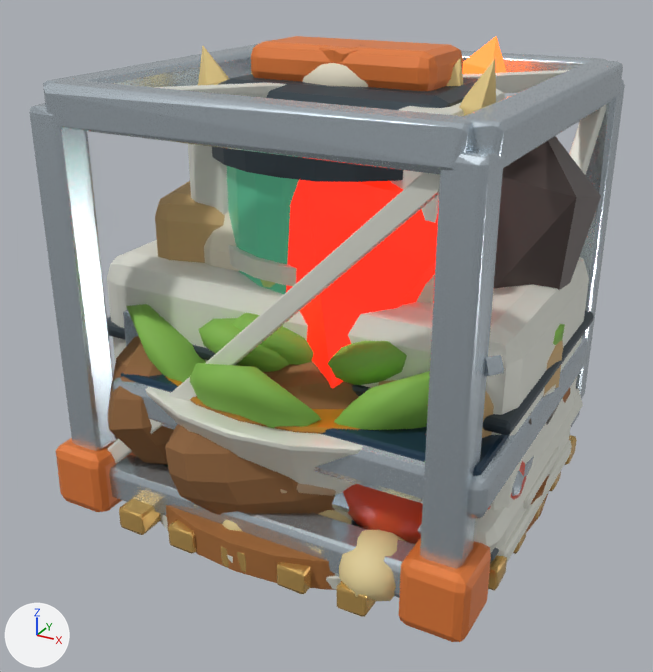
An edit to the glTF model lunar-art-test/game/assets/inventory/items.glb, drawn before and after from the same camera.
Camera for both pictures: a camera (50 mm lens) standing at (0.904, -1.743, 1.201) and looking at (-0.014, -0.074, 0.366). Arrows for +X, +Y and +Z are at lower left; the lights stay in place. The first picture is the older version. Where no turn or scale is listed for an object, it has been applied to the vertices.

The older version as bpy lines, for what is in view:
```python
me_cube_171 = bpy.data.meshes.new('Cube.171')
me_cube_171.from_pydata(...)  # 119 vertices, 226 faces; spans x -0.484..0.484, y -0.419..0.419, z 0.079..0.343
me_cube_171.materials.append(mat_icon_study___blue_silicon_package)  # dark blue #29445b
me_cube_197 = bpy.data.meshes.new('Cube.197')
me_cube_197.from_pydata(...)  # 56 vertices, 108 faces; spans x -0.279..0.279, y -0.141..0.199, z 0.058..0.928
me_cube_197.materials.append(mat_icon_study___graphite_structure)  # greyish blue #3c4850
me_sphere_090 = bpy.data.meshes.new('Sphere.090')
me_sphere_090.from_pydata(...)  # 218 vertices, 145 faces; spans x -0.459..0.436, y -0.45..0.5, z 0.0..0.475
me_sphere_090.materials.append(mat_icon_study___potato_skin_variation)  # brown #956a41
ob_item_core_part01 = bpy.data.objects.new('Item_core_part01', me_cube_197)
ob_item_core_part01.location = (0.0, 0.0, 0.0)
ob_item_crop_part02 = bpy.data.objects.new('Item_crop_part02', me_sphere_090)
ob_item_crop_part02.location = (0.0, 0.0, 0.0)
ob_item_silicon_part02 = bpy.data.objects.new('Item_silicon_part02', me_cube_171)
ob_item_silicon_part02.location = (0.0, 0.0, 0.0)
# also in view: 'Item_heart_part00' at (0.0, -0.005, 0.492); 'Item_flour_part01' at (0.0, 0.013, 0.5); 'Item_algae_part01' at (0.0, 0.0, 0.445); 'Item_heart_part01' at (0.059, 0.0, 0.466); 'Item_core_part05' at (0.0, 0.029, 0.957)
```
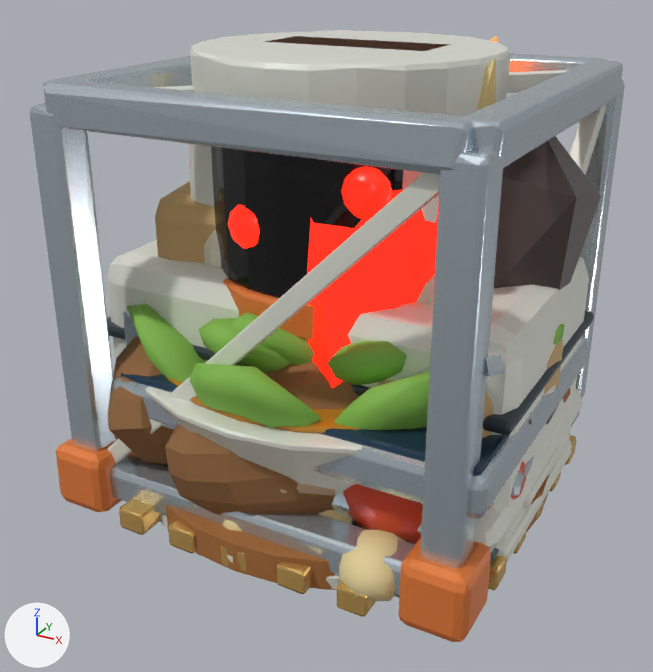
The change, as JSON lines over the scene's bpy script:
```json
{"op": "add", "block": "mat_icon_study___black_goo", "code": ["mat_icon_study___black_goo = principled_material('Icon study / black goo')", "mat_icon_study___black_goo.base_color = (0.008, 0.008, 0.01)  # black #161619", "mat_icon_study___black_goo.metallic = 0.25", "mat_icon_study___black_goo.roughness = 0.05"]}
{"op": "add", "block": "me_cylinder_096", "code": ["me_cylinder_096 = bpy.data.meshes.new('Cylinder.096')", "me_cylinder_096.from_pydata(...)  # 88 vertices, 172 faces; spans x -0.316..0.314, y -0.315..0.315, z 0.46..0.54", "me_cylinder_096.materials.append(mat_icon_study___burnt_orange_safety)  # orange #e77e3c"]}
{"op": "add", "block": "me_cylinder_095", "code": ["me_cylinder_095 = bpy.data.meshes.new('Cylinder.095')", "me_cylinder_095.from_pydata(...)  # 165 vertices, 322 faces; spans x -0.329..0.329, y -0.33..0.33, z 0.0..1.0", "me_cylinder_095.materials.append(mat_icon_study___ceramic_ivory)  # white #e5e6db"]}
{"op": "add", "block": "me_cylinder_094", "code": ["me_cylinder_094 = bpy.data.meshes.new('Cylinder.094')", "me_cylinder_094.from_pydata(...)  # 79 vertices, 154 faces; spans x -0.299..0.299, y -0.3..0.3, z 0.11..0.89", "me_cylinder_094.materials.append(mat_icon_study___black_goo)  # black #161619"]}
{"op": "add", "block": "me_cylinder_090", "code": ["me_cylinder_090 = bpy.data.meshes.new('Cylinder.090')", "me_cylinder_090.from_pydata(...)  # 132 vertices, 252 faces; spans x -0.128..0.227, y -0.31..-0.23, z 0.28..0.82", "me_cylinder_090.materials.append(mat_icon_study___deep_heart_crimson)  # red #e72412, glowing red #ff2915"]}
{"op": "add", "block": "ob_item_goo_part03", "code": ["ob_item_goo_part03 = bpy.data.objects.new('Item_goo_part03', me_cylinder_096)", "ob_item_goo_part03.location = (0.0, 0.0, 0.0)"]}
{"op": "add", "block": "ob_item_goo_part02", "code": ["ob_item_goo_part02 = bpy.data.objects.new('Item_goo_part02', me_cylinder_095)", "ob_item_goo_part02.location = (0.0, 0.0, 0.0)"]}
{"op": "add", "block": "ob_item_goo_part01", "code": ["ob_item_goo_part01 = bpy.data.objects.new('Item_goo_part01', me_cylinder_094)", "ob_item_goo_part01.location = (0.0, 0.0, 0.0)"]}
{"op": "add", "block": "ob_item_goo_part00", "code": ["ob_item_goo_part00 = bpy.data.objects.new('Item_goo_part00', me_cylinder_090)", "ob_item_goo_part00.location = (0.0, 0.0, 0.0)"]}
```

Location of each change, (x1, y1, x2, y2) in pixels of the pictures (653 x 672 px):
```json
{"object": "Item_goo_part02", "change": "added", "after": [190, 30, 510, 116]}
{"object": "Item_goo_part01", "change": "added", "after": [211, 146, 403, 298], "on screen": "black"}
{"object": "Item_goo_part00", "change": "added", "after": [228, 166, 393, 249], "on screen": "red"}
{"object": "Item_goo_part03", "change": "added", "after": [223, 279, 314, 340], "on screen": "orange"}
{"object": "Item_core_part05", "change": "unchanged, covered by the edit", "before": [251, 36, 463, 91], "after": [267, 36, 446, 51]}
{"object": "Item_algae_part01", "change": "unchanged, covered by the edit", "before": [227, 166, 299, 294]}
{"object": "Item_core_part01", "change": "unchanged, covered by the edit", "before": [218, 74, 478, 110]}
{"object": "Item_algae_part02", "change": "unchanged, covered by the edit", "before": [212, 147, 403, 182], "after": [355, 164, 403, 181]}
```
